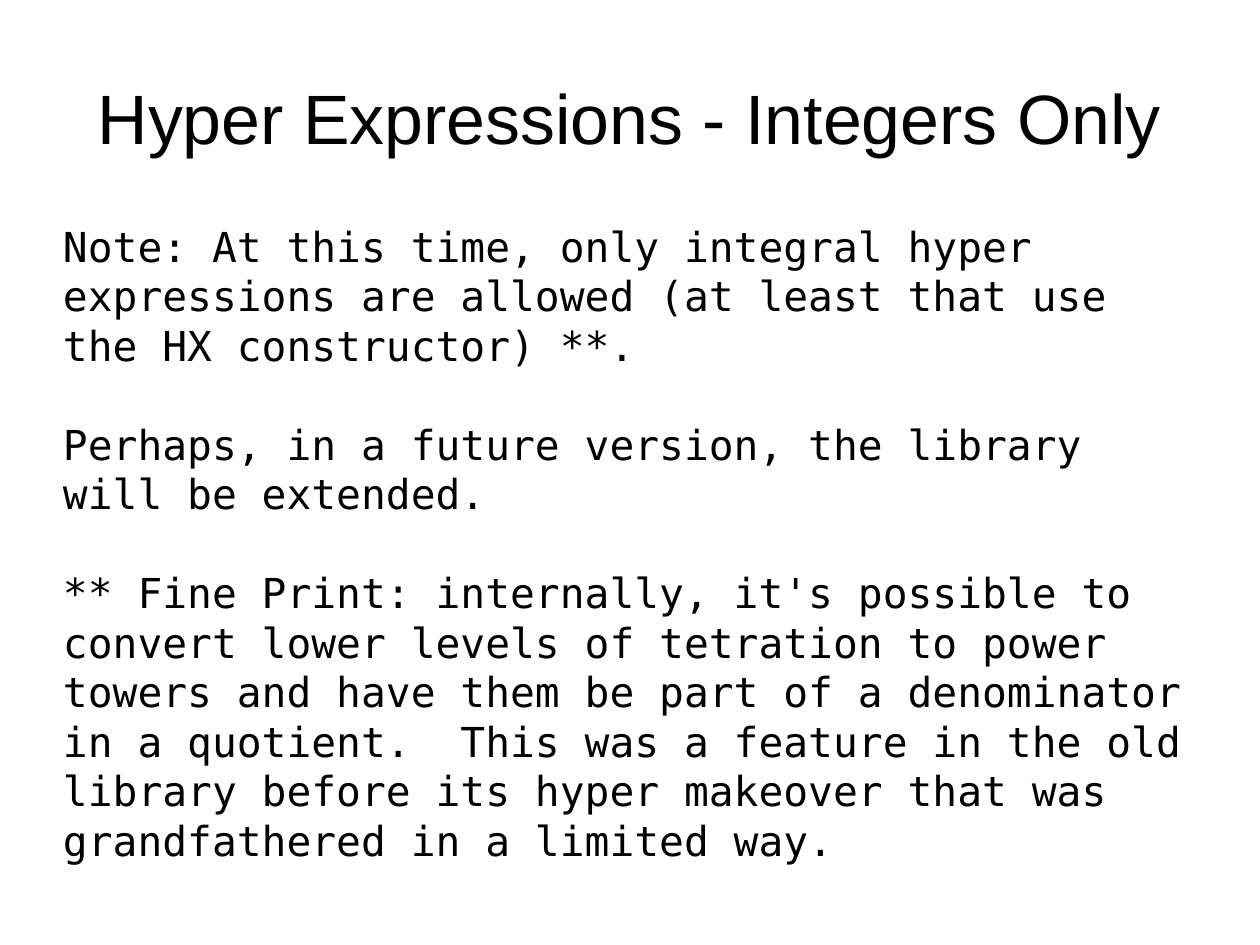
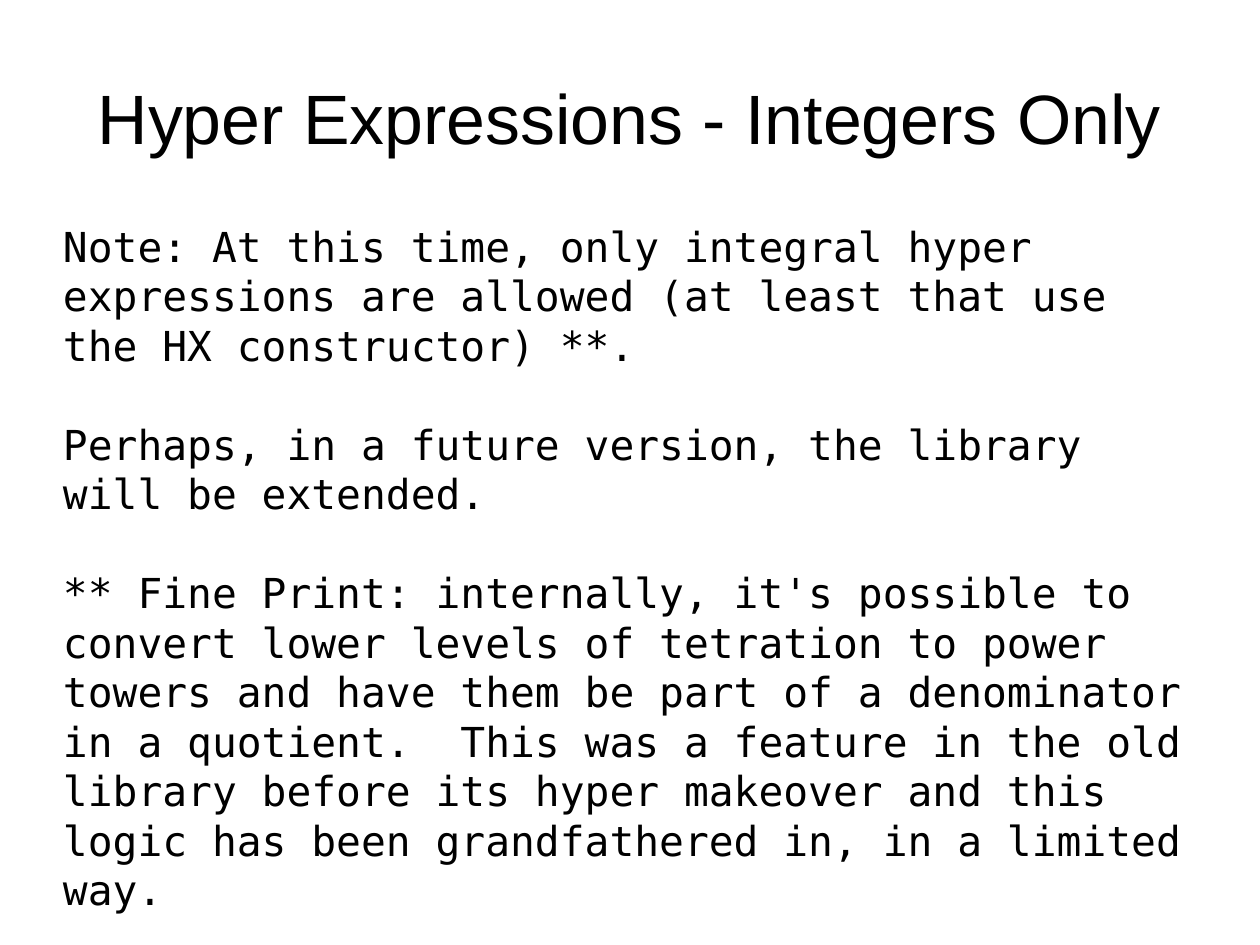
Before and after one commit to grandpascorpion/canon, a slide deck: slide 36 of goBigOrGoHome.odp. Drawn at 1260x945 pixels with LibreOffice and Linux fonts; fonts in the diff are those of the drawing. Boxes give left, top, right and bottom in pixels: in the first picture for what was removed or moved away, otherwise in the second. Text is boxed around its words. In the diff, an @@ line names an element or a change of style, - is before the commit and + after.

```diff
--- a/goBigOrGoHome.odp
+++ b/goBigOrGoHome.odp
@@ text at <box>63,230,1181,914</box>: text changed @@
-Note: At this time, only integral hyper expressions are allowed (at least that use the HX constructor) **.
-Perhaps, in a future version, the library will be extended.
-** Fine Print: internally, it's possible to convert lower levels of tetration to power towers and have them be part of a denominator in a quotient. This was a feature in the old library before its hyper makeover that was grandfathered in a limited way.
+Note: At this time, only integral hyper expressions are allowed (at least that use the HX constructor) **.
+Perhaps, in a future version, the library will be extended.
+** Fine Print: internally, it's possible to convert lower levels of tetration to power towers and have them be part of a denominator in a quotient. This was a feature in the old library before its hyper makeover and this logic has been grandfathered in, in a limited way.
```
Also in this commit, not shown: 17 other slides changed, 3 slides added.
